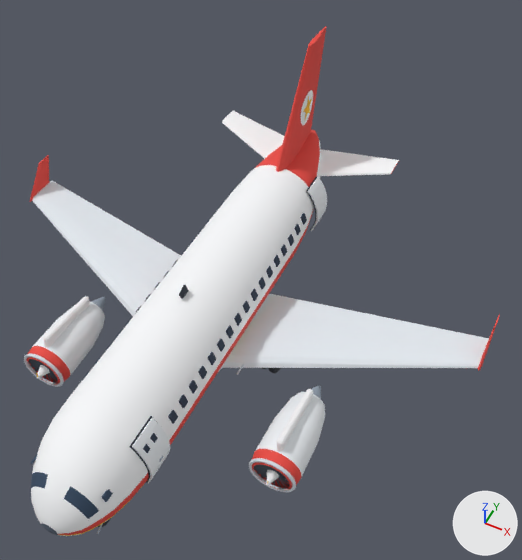
One commit to the glTF model public/models/buildings/skyport-jet.glb: the scene before it, then after it.
The view is the same before and after, from a 50 mm camera at (6.98, -10.67, 17.58) aimed at (1.28, 0.73, 3.33). Every picture has the same lights, and +X, +Y and +Z are marked at lower right. The older version comes first. Where no turn or scale is listed for an object, it has been applied to the vertices. Vertices at exactly the same position are counted once.

Objects in the first picture: 'sp_jet_door_mesh', 'sp_jet_fanl_mesh', 'sp_jet_fanr_mesh', 'sp_jet_mesh' and 2 more.
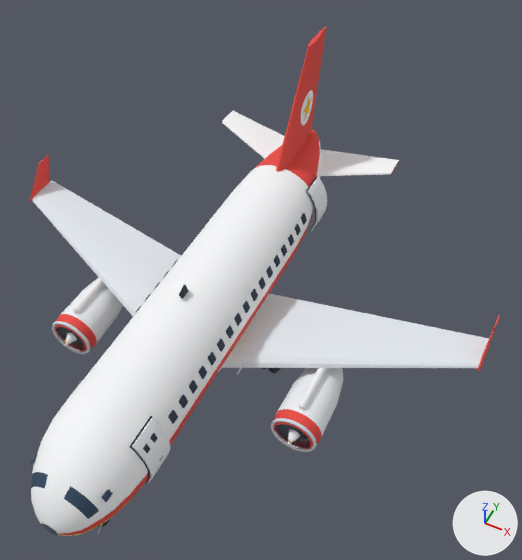
Boxes [x1, y1, x2, y2] around the edits, measured in the pictures (522 x 560 px; the box of a moved part takes in the faces that stretch with it):
'sp_jet_mesh', reshaped: before [24, 26, 500, 536]; after [30, 26, 500, 536]
'sp_jet_fanl_mesh', moved: before [254, 464, 290, 488]; after [276, 424, 310, 448]
'sp_jet_fanr_mesh', moved: before [29, 359, 58, 382]; after [56, 327, 85, 350]
part 1 of me_sp_jet_mesh, moved or reshaped: before [26, 301, 105, 384]; after [54, 277, 123, 352]
part 2 of me_sp_jet_mesh, moved or reshaped: before [24, 353, 64, 387]; after [52, 321, 90, 354]
part 3 of me_sp_jet_mesh, moved or reshaped (not visible afterwards): before [91, 297, 106, 311]
part 4 of me_sp_jet_mesh, moved or reshaped: before [252, 392, 325, 490]; after [274, 368, 343, 449]
part 5 of me_sp_jet_mesh, moved or reshaped: before [249, 458, 296, 492]; after [271, 418, 317, 452]
part 6 of me_sp_jet_mesh, moved or reshaped (not visible afterwards): before [311, 385, 321, 399]
part 7 of me_sp_jet_mesh, moved or reshaped: before [43, 296, 90, 348]; after [73, 278, 105, 314]
part 8 of me_sp_jet_mesh, moved or reshaped: before [276, 389, 313, 452]; after [299, 368, 328, 410]

The change, as a diff of the scene's bpy script:
```diff
--- a/public/models/buildings/skyport-jet.glb.py
+++ b/public/models/buildings/skyport-jet.glb.py
@@ me_sp_jet_mesh @@
 me_sp_jet_mesh.from_pydata(...)  # 4322 vertices, 8184 faces; spans x -7.24..7.24, y -7.25..7.25, z -3.26..3.26
 # used by ob_sp_jet_mesh; location = (0.0, 0.25, 3.64)
+# me_sp_jet_mesh part 1: the loose piece of 168 vertices spanning x -4.16..-2.84, y -3.4..-1.0, z -3.26..-1.94 is moved by (0.0, 1.25, 0.0)
+# me_sp_jet_mesh part 2: the loose piece of 168 vertices spanning x -4.15..-2.85, y -3.39..-3.31, z -3.25..-1.95 is moved by (0.0, 1.25, 0.0)
+# me_sp_jet_mesh part 3: the loose piece of 32 vertices spanning x -3.82..-3.18, y -1.05..-0.45, z -2.89..-2.25 is moved by (0.0, 1.25, 0.0)
+# me_sp_jet_mesh part 4: the loose piece of 168 vertices spanning x 2.84..4.16, y -3.4..-1.0, z -3.26..-1.94 is moved by (0.0, 1.25, 0.0)
+# me_sp_jet_mesh part 5: the loose piece of 168 vertices spanning x 2.85..4.15, y -3.39..-3.31, z -3.25..-1.95 is moved by (0.0, 1.25, 0.0)
+# me_sp_jet_mesh part 6: the loose piece of 32 vertices spanning x 3.18..3.82, y -1.05..-0.45, z -2.89..-2.25 is moved by (0.0, 1.25, 0.0)
+# me_sp_jet_mesh part 7: 24 of 4322 vertices moved; they spanned x -3.59..-3.41, y -3.02..-1.08, z -2.31..-1.59 and now span x -3.59..-3.41, y -1.7..0.44, z -2.21..-1.76; mean shift (0.0, 1.42, -0.04); largest move (-3.54, -1.19, -2.31) -> (-3.54, 0.39, -2.21)
+# me_sp_jet_mesh part 8: 24 of 4322 vertices moved; they spanned x 3.41..3.59, y -3.02..-1.08, z -2.31..-1.59 and now span x 3.41..3.59, y -1.7..0.44, z -2.21..-1.76; mean shift (0.0, 1.42, -0.04); largest move (3.46, -1.19, -2.31) -> (3.46, 0.39, -2.21)
 me_sp_jet_mesh.materials.append(mat_toy)
@@ ob_sp_jet_fanl_mesh @@
 ob_sp_jet_fanl_mesh = bpy.data.objects.new('sp_jet_fanl_mesh', me_sp_jet_fanl_mesh)
-ob_sp_jet_fanl_mesh.location = (3.5, -3.18, 1.04)
+ob_sp_jet_fanl_mesh.location = (3.5, -1.93, 1.04)
@@ ob_sp_jet_fanr_mesh @@
 ob_sp_jet_fanr_mesh = bpy.data.objects.new('sp_jet_fanr_mesh', me_sp_jet_fanr_mesh)
-ob_sp_jet_fanr_mesh.location = (-3.5, -3.18, 1.04)
+ob_sp_jet_fanr_mesh.location = (-3.5, -1.93, 1.04)
```
